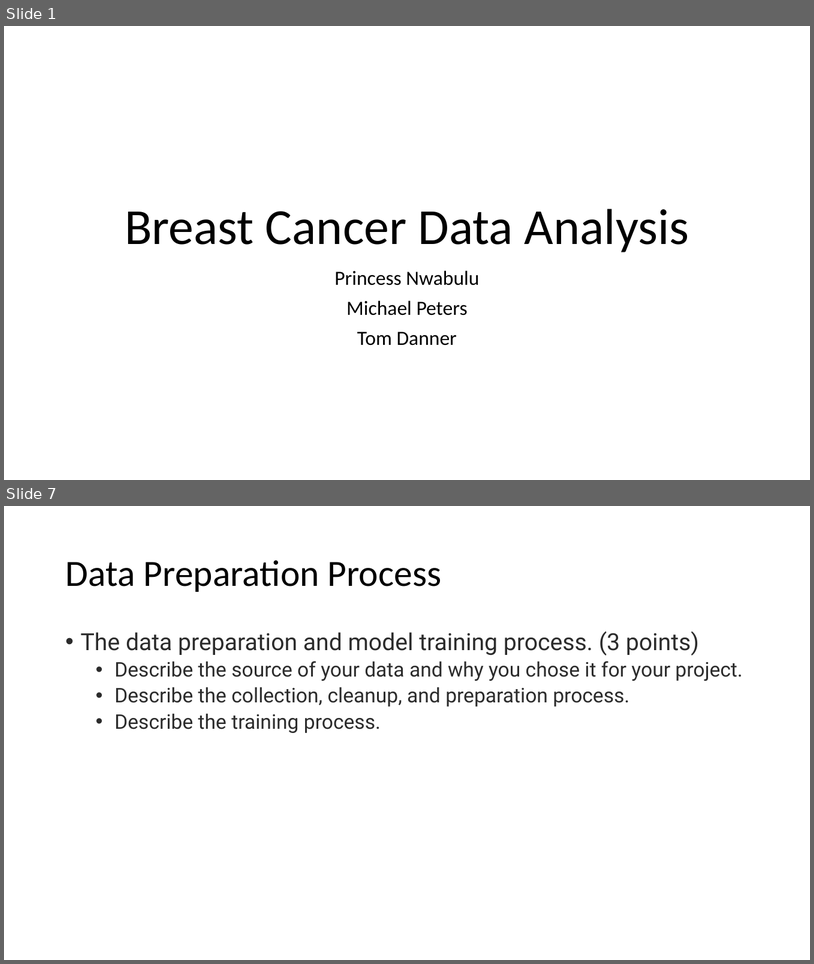
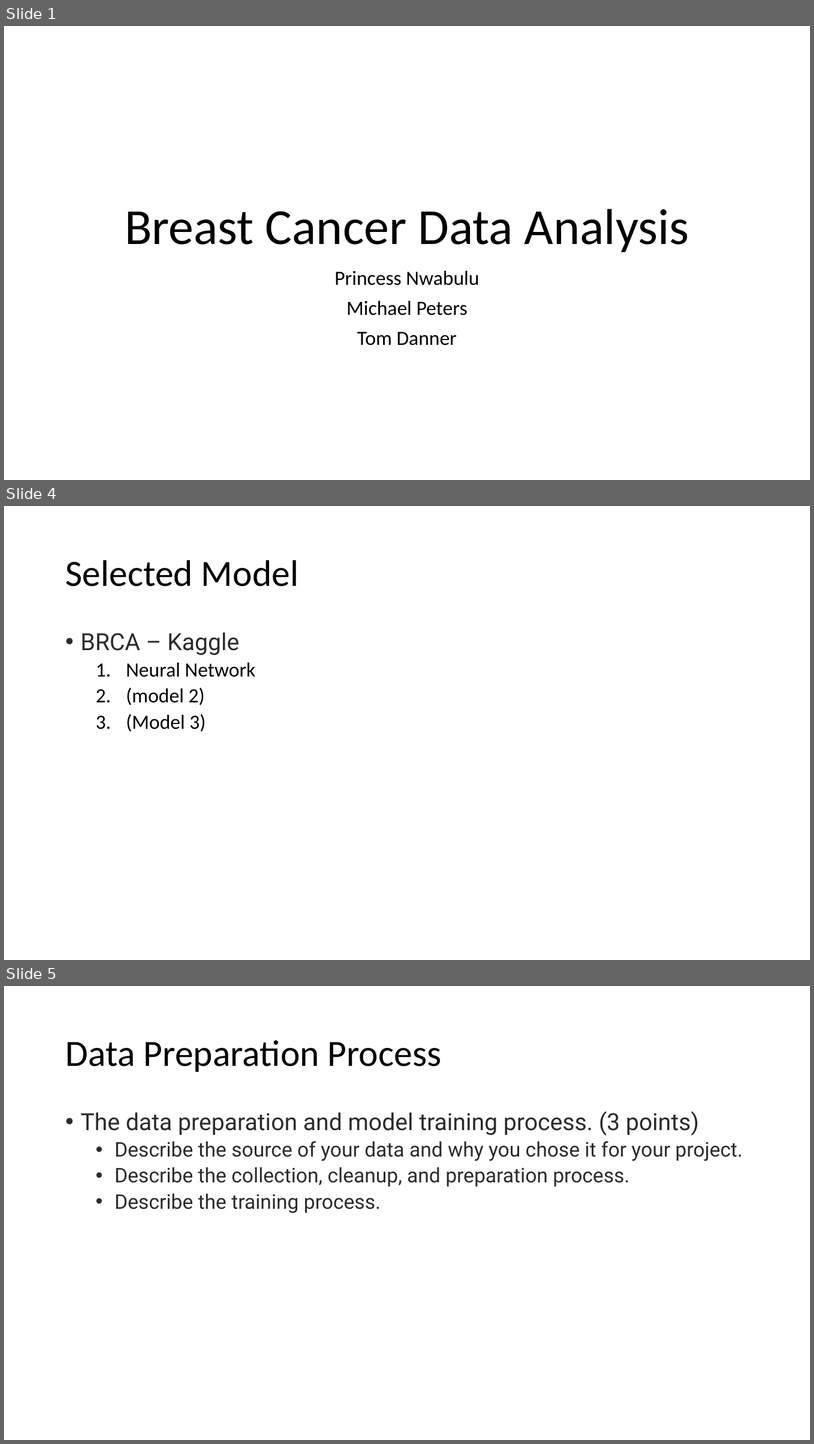
Before and after one commit to Nanya29/Group_Project_2, a slide deck: Project 2 Presentation.pptx. Shown one above the other, each under a label of ours: slides 1 and 7 before the commit, slides 1, 4 and 5 after it; the slides between them are not shown. The pictures are 814x964 and 814x1444 pixels, drawn with LibreOffice and Linux fonts; fonts in the diff are those of the drawing. Boxes give left, top, right and bottom in pixels: in the first picture for what was removed or moved away, otherwise in the second. Text is boxed around its words. In the diff, an @@ line names an element or a change of style, - is before the commit and + after.

```diff
--- a/Project 2 Presentation.pptx
+++ b/Project 2 Presentation.pptx
@@ slide 4 added at box(4, 506, 810, 960), background #FFFFFF @@
@@ title added at box(65, 560, 299, 586), 44 pt, text #000000 @@
+Selected Model
@@ text added at box(81, 632, 256, 732), 24 pt, text #000000 @@
+• BRCA – Kaggle
+  1. Neural Network
+  2. (model 2)
+  3. (Model 3)
@@ what was slide 7 is now slide 5 @@
```
Also in this commit, not shown: 2 slides changed, 3 slides removed, 2 other files.
